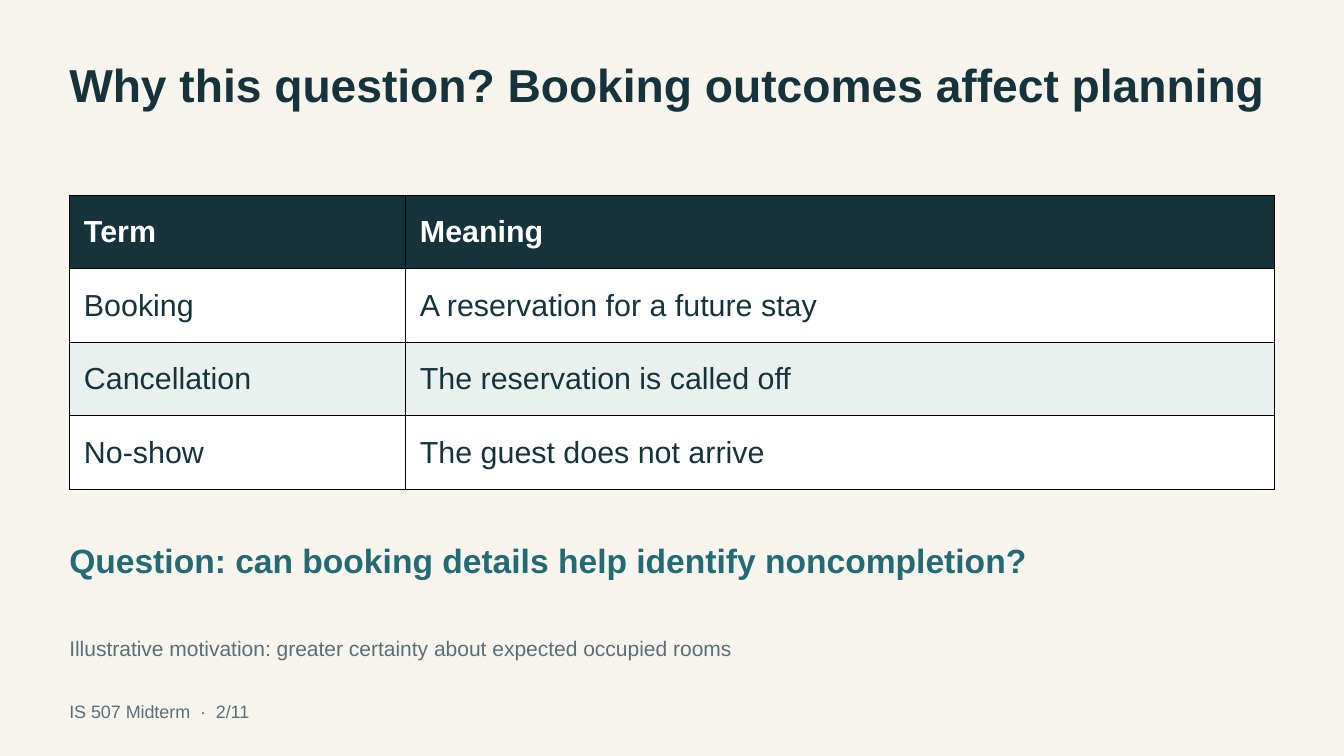
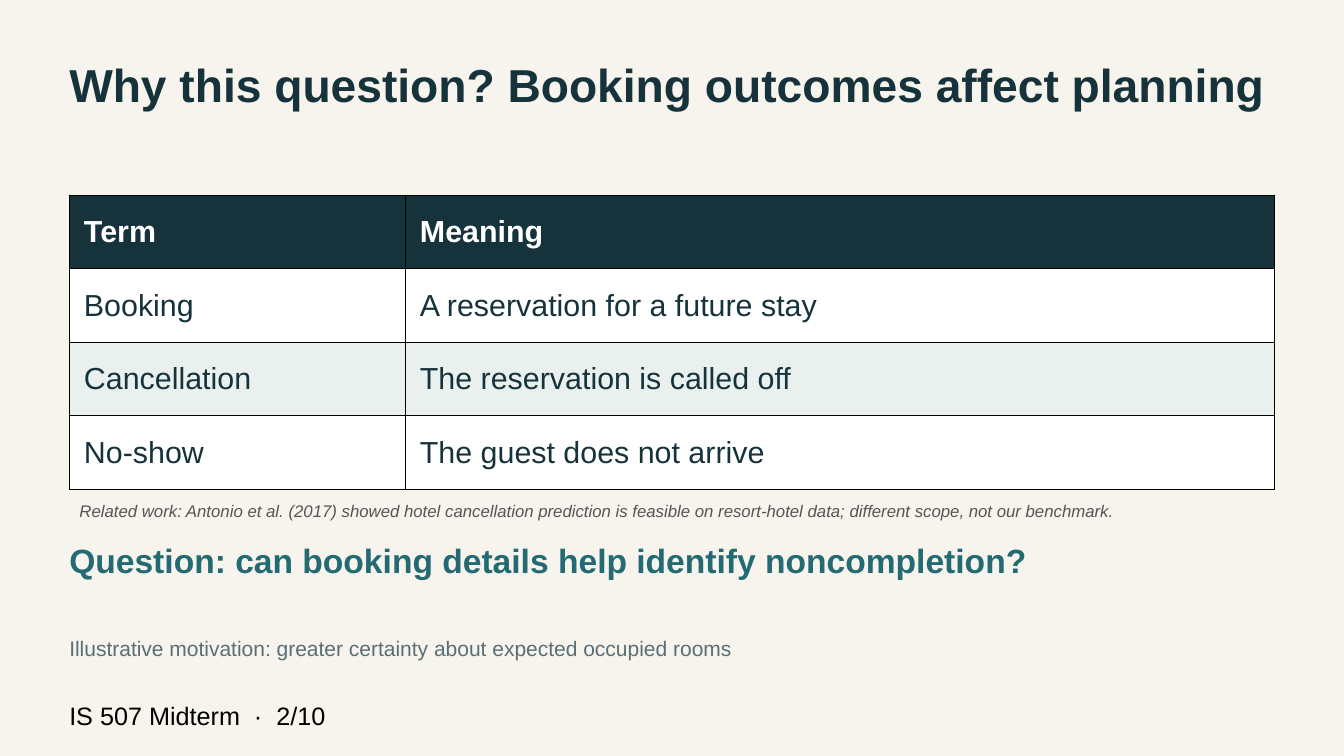
Before and after one commit to wzbxjb/hotel-cancellation-is507-team, a slide deck: slide 2 of deliverables/IS507_Midterm_Presentation.pptx. Drawn at 1344x756 pixels with LibreOffice and Linux fonts; fonts in the diff are those of the drawing. Boxes give left, top, right and bottom in pixels: in the first picture for what was removed or moved away, otherwise in the second. Text is boxed around its words. In the diff, an @@ line names an element or a change of style, - is before the commit and + after.

Commit message:
Unify on technical report: related work, model plan, 8-min deck, doc consistency fixes

```diff
--- a/deliverables/IS507_Midterm_Presentation.pptx
+++ b/deliverables/IS507_Midterm_Presentation.pptx
@@ text added at (79, 505, 1114, 521), 12 pt, text #555555, italic @@
+Related work: Antonio et al. (2017) showed hotel cancellation prediction is feasible on resort-hotel data; different scope, not our benchmark.
@@ text at (69, 706, 325, 726): text changed; size 12.8 to 18 pt; text colour #596F75 to #000000 @@
-IS 507 Midterm · 2/11
+IS 507 Midterm · 2/10
```
Also in this commit, not shown: 10 other slides changed, 16 other files.
